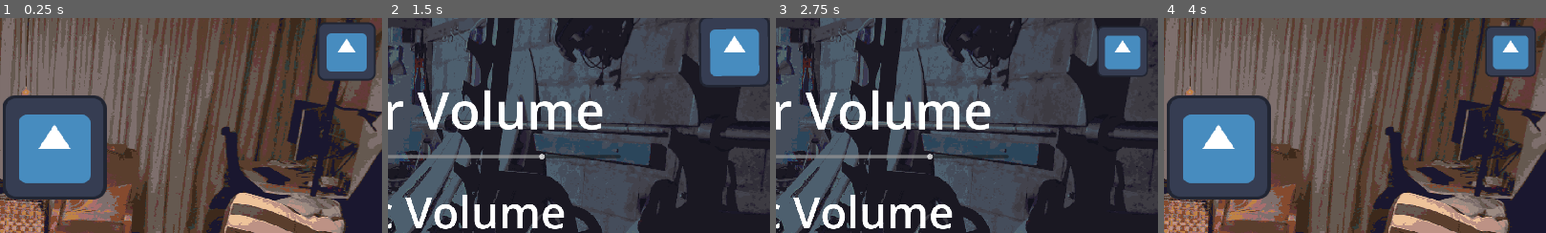
Above: before the commit, frames 1-4 (left to right).
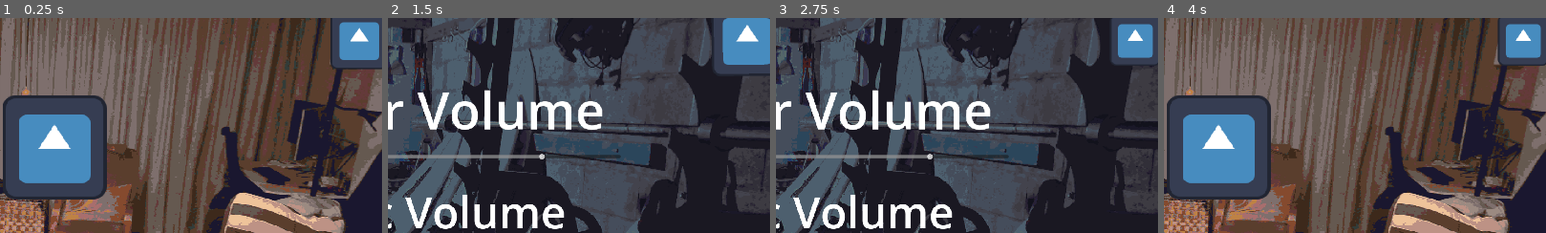
Above: after the commit, the same moments.

Repository: howarja/Vampire-Game
Game: Godot game, scene res://startScene.tscn
Same seed, same stepped clock (60 frames per second), same inputs: the game is played once before the commit and once after it. This scene is started directly instead of the project's main scene. The engine's default icon, where the game draws it, is replaced by a stand-in: a white triangle on a blue panel in a dark square.
Inputs (mouse positions are % of the whole screen's width and height, from its top left; square brackets give the same spot before the commit, where the layout moved):
- Up to frame 1 (0.25 s): no input
- Up to frame 2 (1.5 s): click (48, 90) at 0.5 s; click (97, 5) [95, 8] at 1.25 s
- Up to frame 3 (2.75 s): click (48, 90) at 2 s
- Up to frame 4 (4 s): click (97, 5) [95, 8] at 2.75 s; click (48, 90) at 3.5 s
The pictures show only the part of the screen within x 50-100%, y 0-50%; the shares and areas given below are measured in that part.

The runs differ from the first frame. In frame 1, 4.0% of the frame differs, in the area x 83-100%, y 0-30%; in frame 2, 3.8%; in frame 3, 3.1%; in frame 4, 3.6%.

Commit message:
Changed some things in the main menu and the settings menu

Diff:
--- a/project.godot
+++ b/project.godot
@@ -15,6 +15,10 @@
 config/features=PackedStringArray("4.7", "Forward Plus")
 config/icon="res://icon.svg"
 
+[audio]
+
+buses/default_bus_layout="uid://p5dohd1og5xf"
+
 [autoload]
 
 Globals="*uid://drsngj503o5k1"
@@ -23,6 +27,7 @@
 
 window/size/viewport_width=1920
 window/size/viewport_height=1080
+window/size/mode=2
 window/stretch/mode="viewport"
 window/stretch/aspect="expand"
 
--- a/scenes/settings.tscn
+++ b/scenes/settings.tscn
@@ -76,7 +76,7 @@
 vertical_alignment = 1
 
 [node name="cogButton" type="Sprite2D" parent="." unique_id=386072810]
-position = Vector2(1800, 111)
+position = Vector2(1832, 83)
 scale = Vector2(1.140625, 1.140625)
 texture = ExtResource("3_6wm04")
 
--- a/scripts/main_menu.gd
+++ b/scripts/main_menu.gd
@@ -51,4 +51,4 @@
 
 
 func _on_exit_button_pressed() -> void:
-	get_tree().root.mode = Window.MODE_MINIMIZED
+	get_tree().quit()
--- a/scripts/settings.gd
+++ b/scripts/settings.gd
@@ -18,7 +18,6 @@
 	AudioServer.set_bus_volume_linear(AudioServer.get_bus_index("SFX"), value)
 
 func _on_button_pressed() -> void:
-
 	if(settingsVisible):
 		settingsVisible=false
 		$back.visible=false
